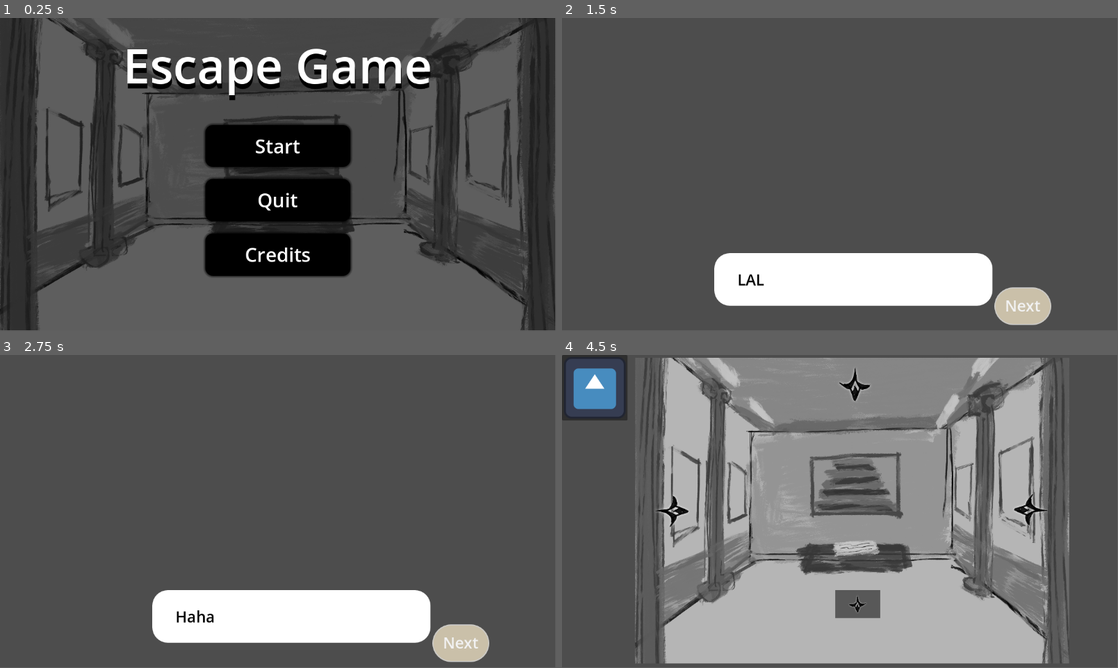
Above: before the commit, frames 1-4 (two rows, left to right).
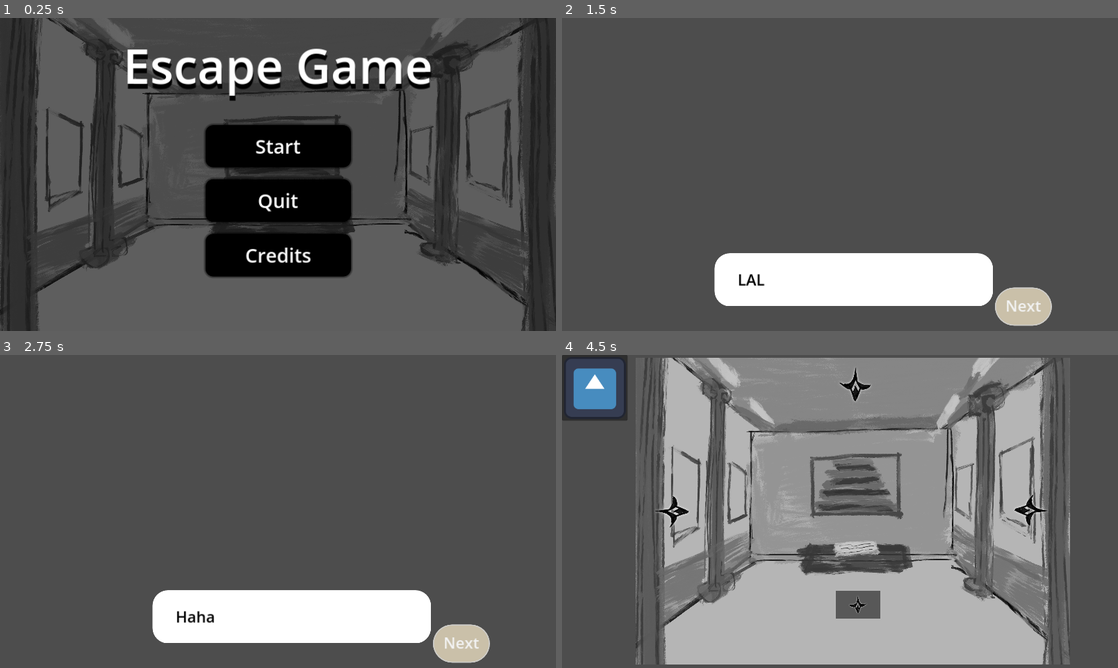
Above: after the commit, the same moments.

Repository: yaliu10/Escape-Room
Game: Godot game, scene res://Scenes/start_menu.tscn
The game is run twice, just before and just after one commit, with the same random seed, the same clock (stepped at 60 frames per second) and the same inputs. The engine's default icon, where the game draws it, is replaced by a stand-in: a white triangle on a blue panel in a dark square.
Inputs:
- Up to frame 1 (0.25 s): no input
- Up to frame 2 (1.5 s): click "Start" at 0.5 s; click "Next" at 1.25 s
- Up to frame 3 (2.75 s): click "Next" at 2 s
- Up to frame 4 (4.5 s): click "Next" at 2.75 s; tap Enter at 3.5 s; tap Space at 4.25 s
In our replay, the window is 799x449 before the commit and 800x450 after it. These sizes can differ from the game's own. Grey fills any space a smaller window leaves; there, only what the larger window draws over its background counts as a difference.

The runs differ from the first frame. In frame 1, 2.4% of the frame differs, in the area x 0-100%, y 0-100%; in frame 2, 0.4%; in frame 3, 0.4%; in frame 4, 3.4%, in the area x 2-92%, y 0-99%.

Commit message:
Inputting Vase Image

Diff:
--- a/escape-room/Scenes/test.tscn
+++ b/escape-room/Scenes/test.tscn
@@ -4,6 +4,10 @@
 [ext_resource type="Texture2D" uid="uid://c4p05nt1durp4" path="res://art/Key1.png" id="2_0d35y"]
 
 [node name="Test" type="Node2D"]
+
+[node name="ColorRect" type="ColorRect" parent="."]
+offset_right = 1152.0
+offset_bottom = 648.0
 
 [node name="TextureRect" parent="." instance=ExtResource("1_1ey42")]
 offset_left = 256.0
--- /dev/null
+++ b/escape-room/Scenes/texture_rect.gd
@@ -0,0 +1,26 @@
+extends TextureRect
+
+
+func _get_drag_data(at_position):
+
+	var preview_texture = TextureRect.new()
+
+	preview_texture.texture = texture
+	preview_texture.expand_mode = 1
+	preview_texture.size = Vector2(50,50)
+
+	var preview = Control.new()
+	preview.add_child(preview_texture)
+
+	set_drag_preview(preview)
+	texture = null
+
+	return preview_texture.texture
+
+
+func _can_drop_data(_pos, data):
+	return data is Texture2D
+
+
+func _drop_data(_pos, data):
+	texture = data
--- a/escape-room/Scenes/texture_rect.tscn
+++ b/escape-room/Scenes/texture_rect.tscn
@@ -1,13 +1,13 @@
 [gd_scene load_steps=2 format=3 uid="uid://dwocvjcjwwgu0"]
 
-[ext_resource type="Script" path="res://texture_rect.gd" id="1_b56pb"]
+[ext_resource type="Script" path="res://Scenes/texture_rect.gd" id="1_y6573"]
 
 [node name="TextureRect" type="TextureRect"]
 custom_minimum_size = Vector2(100, 100)
 offset_right = 128.0
 offset_bottom = 128.0
 expand_mode = 1
-script = ExtResource("1_b56pb")
+script = ExtResource("1_y6573")
 
 [node name="Panel" type="Panel" parent="."]
 show_behind_parent = true
--- /dev/null
+++ b/escape-room/Vase.tscn
@@ -0,0 +1,10 @@
+[gd_scene load_steps=2 format=3 uid="uid://bsjcxcsf5emjc"]
+
+[ext_resource type="Texture2D" uid="uid://dr0hdk6hw20ho" path="res://art/chinese_oriental_vase.png" id="1_y0j4x"]
+
+[node name="TextureRect" type="TextureRect"]
+offset_top = -8.0
+offset_right = 200.0
+offset_bottom = 300.0
+texture = ExtResource("1_y0j4x")
+expand_mode = 1
--- a/escape-room/project.godot
+++ b/escape-room/project.godot
@@ -15,6 +15,10 @@
 config/features=PackedStringArray("4.3", "Forward Plus")
 config/icon="res://icon.svg"
 
+[display]
+
+window/stretch/mode="canvas_items"
+
 [input]
 
 pause={
--- a/escape-room/texture_rect.gd
+++ b/escape-room/texture_rect.gd
@@ -1,26 +1,10 @@
 extends TextureRect
 
 func _get_drag_data(at_position):
-
-	var preview_texture = TextureRect.new()
-
-	preview_texture.texture = texture
-	preview_texture.expand_mode = 1
-	preview_texture.size = Vector2(30,30)
-
-	var preview = Control.new()
-	preview.add_child(preview_texture)
-
-	set_drag_preview(preview)
-	texture = null
-
-
-	return preview_texture.texture
-
+	pass
 
 func _can_drop_data(_pos, data):
-	return data is Texture2D
-
+	pass
 
 func _drop_data(_pos, data):
-	texture = data
+	pass
Binary file added: escape-room/art/chinese_oriental_vase.png
Not shown, added: escape-room/art/chinese_oriental_vase.png.import
